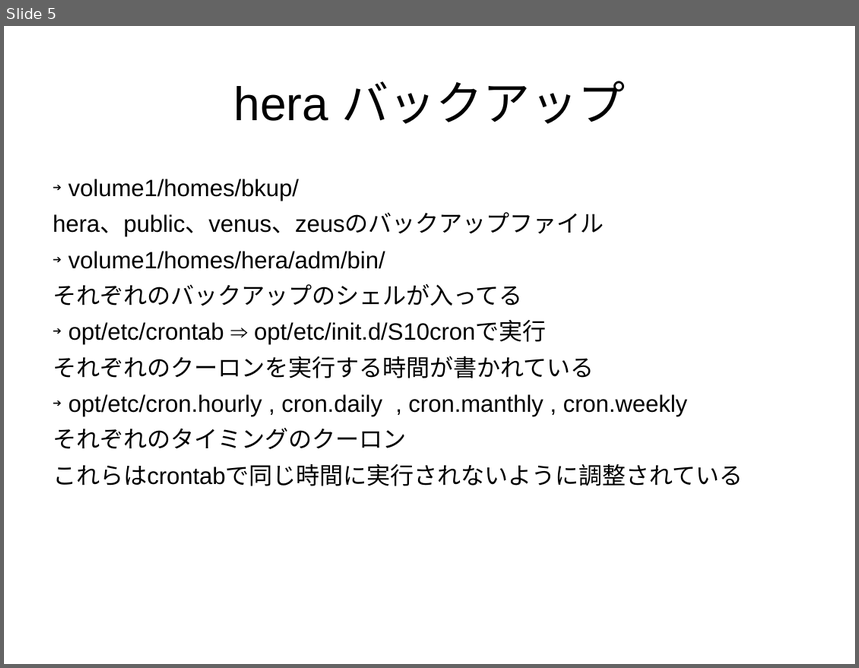
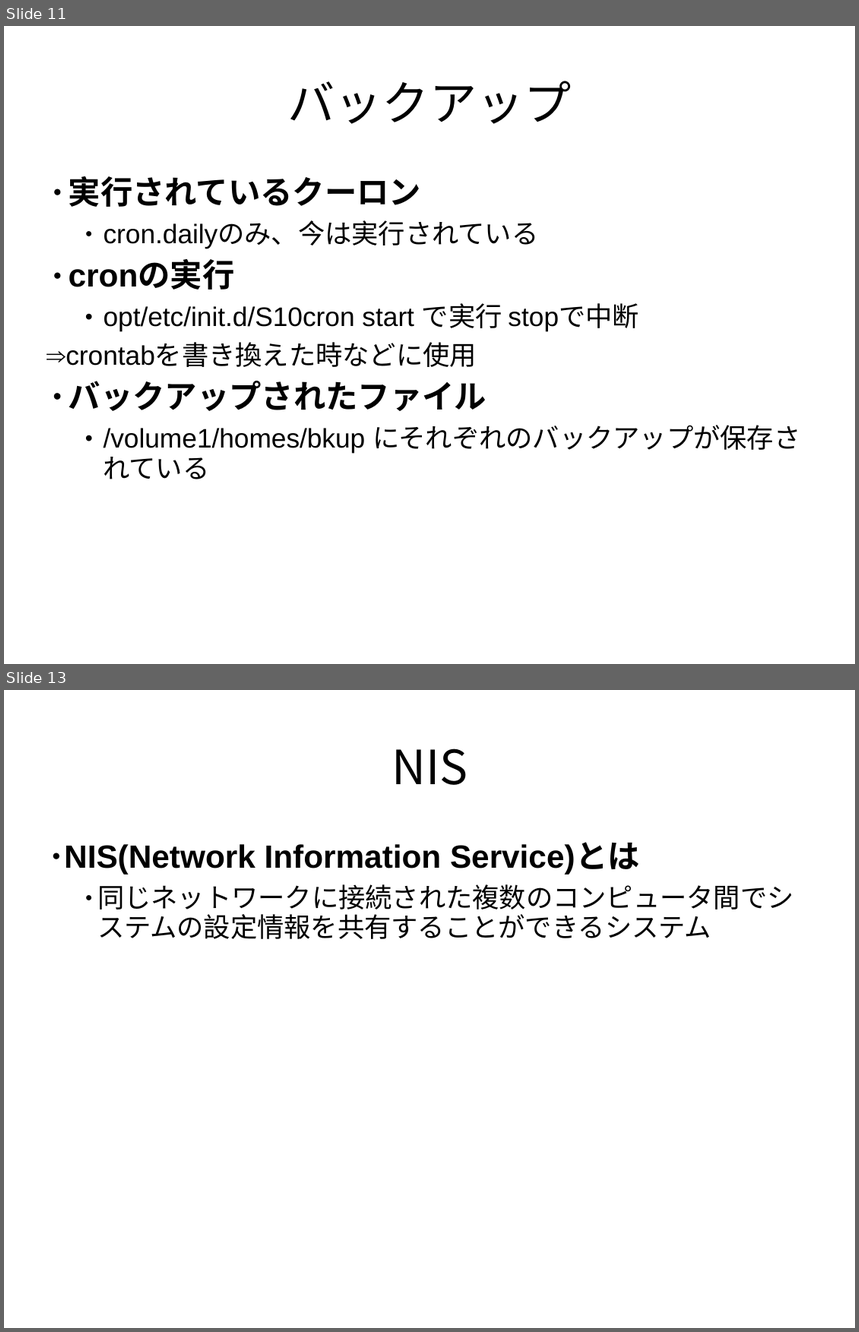
Before and after one commit to naoki709mm/BCL_presentation, a slide deck: okuya.ppt. Shown one above the other, each under a label of ours: slide 5 before the commit, slides 11 and 13 after it; the slides between them are not shown. The pictures are 859x668 and 859x1332 pixels, drawn with LibreOffice and Linux fonts; fonts in the diff are those of the drawing. Boxes give left, top, right and bottom in pixels: in the first picture for what was removed or moved away, otherwise in the second. Text is boxed around its words. In the diff, an @@ line names an element or a change of style, - is before the commit and + after.

```diff
--- a/okuya.ppt
+++ b/okuya.ppt
@@ slide 13 added at bbox=[4, 690, 855, 1328], background #FFFFFF @@
@@ title added at bbox=[392, 749, 468, 785], 44 pt, text #000000 @@
+NIS
@@ subtitle added at bbox=[64, 842, 794, 939], 25 pt, text #000000 @@
+● NIS(Network Information Service)とは
+  ● 同じネットワークに接続された複数のコンピュータ間でシステムの設定情報を共有することができるシステム
@@ what was slide 5 is now slide 11 @@
@@ slide 11 changed as well @@
@@ title at bbox=[288, 81, 572, 124]: text changed; font Noto Sans CJK JP to Arial @@
-hera バックアップ
+バックアップ
@@ subtitle at bbox=[69, 176, 800, 480]: text changed; size 22 to 25 pt @@
-➔ volume1/homes/bkup/
-hera、public、venus、zeusのバックアップファイル
-➔ volume1/homes/hera/adm/bin/
-それぞれのバックアップのシェルが入ってる
-➔ opt/etc/crontab ⇒ opt/etc/init.d/S10cronで実行
-それぞれのクーロンを実行する時間が書かれている
-➔ opt/etc/cron.hourly , cron.daily , cron.manthly , cron.weekly
-それぞれのタイミングのクーロン
-これらはcrontabで同じ時間に実行されないように調整されている
+● 実行されているクーロン
+  ● cron.dailyのみ、今は実行されている
+● cronの実行
+  • opt/etc/init.d/S10cron start で実行 stopで中断
+      ⇒crontabを書き換えた時などに使用
+• バックアップされたファイル
+  • /volume1/homes/bkup にそれぞれのバックアップが保存されている
```
Also in this commit, not shown: 3 other slides changed, 8 other slides added, 1 slide removed.
